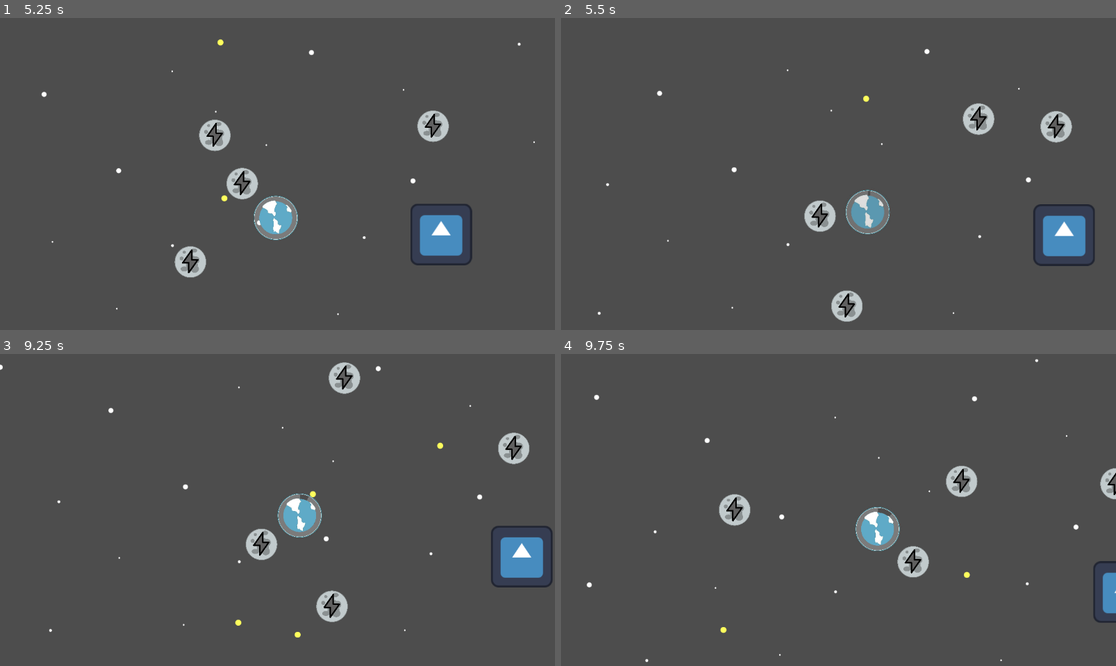
Above: before the commit, frames 1-4 (two rows, left to right).
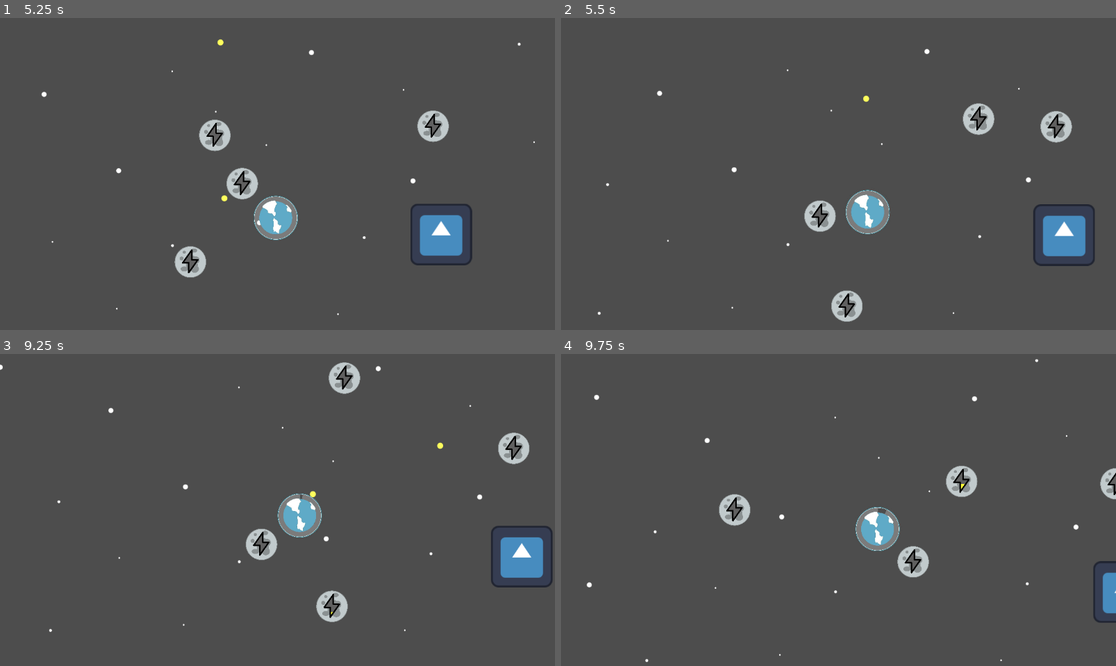
Above: after the commit, the same moments.

Repository: newohrim/planet-cycle-2d
Game: Godot game, scene res://scenes/levels/main.tscn
Same seed, same stepped clock (60 frames per second), same inputs: the game is played once before the commit and once after it. The engine's default icon, where the game draws it, is replaced by a stand-in: a white triangle on a blue panel in a dark square.
Inputs (mouse positions are in pixels of both pictures, inside the frame that each line leads up to):
- Up to frame 1 (5.25 s): tap Enter at 0.5 s; move the mouse to (249, 236) at 0.52 s; move the mouse to (444, 220) at 1.27 s; move the mouse to (111, 127) at 2.02 s; move the mouse to (305, 174) at 2.77 s; move the mouse to (194, 96) at 3.52 s; move the mouse to (399, 158) at 4.27 s; move the mouse to (166, 189) at 5.02 s
- Up to frame 2 (5.5 s): no input
- Up to frame 3 (9.25 s): move the mouse to (333, 441) at 5.77 s; move the mouse to (249, 572) at 6.52 s; move the mouse to (444, 556) at 7.27 s; move the mouse to (111, 463) at 8.02 s; move the mouse to (305, 510) at 8.77 s
- Up to frame 4 (9.75 s): move the mouse to (755, 432) at 9.52 s

Frame 1 is identical in both runs. In frame 2, 0.1% of the frame differs, in the area x 52-59%, y 55-68%; in frame 3, less than 0.1%; in frame 4, less than 0.1%.

Commit message:
asteroids give power to moons

Diff:
--- a/project.godot
+++ b/project.godot
@@ -19,10 +19,6 @@
 
 ProjectGlobals="*res://scenes/singletones/project_globals.tscn"
 
-[global_group]
-
-orbitable=""
-
 [layer_names]
 
 2d_physics/layer_1="Player"
--- a/scenes/entities/asteroid.tscn
+++ b/scenes/entities/asteroid.tscn
@@ -1,9 +1,10 @@
-[gd_scene load_steps=6 format=3 uid="uid://dc5fu62hds7dd"]
+[gd_scene load_steps=7 format=3 uid="uid://dc5fu62hds7dd"]
 
 [ext_resource type="Script" uid="uid://b5cu5u71hi6k5" path="res://scripts/nodes/entities/asteroid.gd" id="1_wgiuj"]
 [ext_resource type="Texture2D" uid="uid://oo6bdn15rjtd" path="res://assets/sprites/asteroids/asteroid.png" id="1_xwv53"]
-[ext_resource type="Script" uid="uid://cxglcklwwfp6r" path="res://scripts/nodes/deal_damage_area_2d.gd" id="2_s0ge7"]
 [ext_resource type="Script" uid="uid://df23874jukw0m" path="res://scripts/components/constant_move_component.gd" id="3_5mhnt"]
+[ext_resource type="Script" uid="uid://c35xsrridonjj" path="res://scripts/components/deal_damage_component.gd" id="4_n6hoc"]
+[ext_resource type="Script" uid="uid://daodgxcsusx6e" path="res://scripts/components/add_power_component.gd" id="4_tpfnd"]
 
 [sub_resource type="CircleShape2D" id="CircleShape2D_5mhnt"]
 radius = 7.0
@@ -16,13 +17,19 @@
 scale = Vector2(0.05, 0.05)
 texture = ExtResource("1_xwv53")
 
-[node name="DealDamageArea" type="Area2D" parent="."]
+[node name="AsteroidArea" type="Area2D" parent="."]
 unique_name_in_owner = true
 collision_layer = 8
-script = ExtResource("2_s0ge7")
+collision_mask = 5
 
-[node name="CollisionShape2D" type="CollisionShape2D" parent="DealDamageArea"]
+[node name="CollisionShape2D" type="CollisionShape2D" parent="AsteroidArea"]
 shape = SubResource("CircleShape2D_5mhnt")
+
+[node name="DealDamageComponent" type="Node" parent="."]
+script = ExtResource("4_n6hoc")
+
+[node name="AddPowerComponent" type="Node" parent="."]
+script = ExtResource("4_tpfnd")
 
 [node name="MoveComponent" type="Node" parent="."]
 unique_name_in_owner = true
@@ -35,4 +42,6 @@
 one_shot = true
 autostart = true
 
+[connection signal="area_entered" from="AsteroidArea" to="DealDamageComponent" method="_on_deal_damage"]
+[connection signal="area_entered" from="AsteroidArea" to="AddPowerComponent" method="_on_add_power"]
 [connection signal="timeout" from="KillTimer" to="." method="queue_free"]
--- a/scenes/entities/moon.tscn
+++ b/scenes/entities/moon.tscn
@@ -1,10 +1,14 @@
-[gd_scene load_steps=7 format=3 uid="uid://66qjc3bhf4h5"]
+[gd_scene load_steps=11 format=3 uid="uid://66qjc3bhf4h5"]
 
 [ext_resource type="Texture2D" uid="uid://uq0m5yq34qv2" path="res://assets/sprites/moons/Moon1.png" id="1_slxk6"]
 [ext_resource type="Script" uid="uid://yn0xi8afng5w" path="res://scripts/components/orbit_move_component.gd" id="2_slxk6"]
 [ext_resource type="Texture2D" uid="uid://dthh6jd5065r7" path="res://assets/sprites/ui/bonusCounter.png" id="3_eqogm"]
+[ext_resource type="Script" uid="uid://dq72yf31jp351" path="res://scripts/nodes/moon_area.gd" id="4_168iw"]
+[ext_resource type="Script" uid="uid://bonqmajce3op0" path="res://scripts/nodes/ui/power_counter_bar.gd" id="4_n3srg"]
 [ext_resource type="Texture2D" uid="uid://bi4fuaxag0pv0" path="res://assets/sprites/ui/bonusCounterMask.png" id="4_q645q"]
 [ext_resource type="Script" uid="uid://bcw0wxwfbp4eq" path="res://scripts/components/destroy_when_far_away.gd" id="4_upsjo"]
+[ext_resource type="Script" uid="uid://cilxnmihkq60e" path="res://scripts/components/power_component.gd" id="5_eqogm"]
+[ext_resource type="Script" uid="uid://b15oivhgowff1" path="res://scripts/nodes/misc/tween_blinker.gd" id="5_n3srg"]
 
 [sub_resource type="CircleShape2D" id="CircleShape2D_b0kkn"]
 radius = 34.222378
@@ -18,7 +22,7 @@
 [node name="PowerCounterNode" type="Node2D" parent="."]
 scale = Vector2(0.08, 0.08)
 
-[node name="PowerCounterBar" type="TextureProgressBar" parent="PowerCounterNode"]
+[node name="PowerCounterBar" type="TextureProgressBar" parent="PowerCounterNode" node_paths=PackedStringArray("tween_blinker")]
 anchors_preset = 8
 anchor_left = 0.5
 anchor_top = 0.5
@@ -36,10 +40,20 @@
 texture_under = ExtResource("3_eqogm")
 texture_progress = ExtResource("4_q645q")
 tint_progress = Color(1, 1, 0.21568628, 1)
+script = ExtResource("4_n3srg")
+tween_blinker = NodePath("../TweenBlinker")
 
-[node name="MoonArea" type="Area2D" parent="." groups=["orbitable"]]
+[node name="TweenBlinker" type="Node" parent="PowerCounterNode"]
+script = ExtResource("5_n3srg")
+loop = true
+blink_half_duration = 0.2
+target_color = Color(0.16078432, 0.16078432, 0.16078432, 0.21568628)
+metadata/_custom_type_script = "uid://b15oivhgowff1"
+
+[node name="MoonArea" type="Area2D" parent="."]
 collision_layer = 4
 collision_mask = 10
+script = ExtResource("4_168iw")
 
 [node name="MoonShape" type="CollisionShape2D" parent="MoonArea"]
 position = Vector2(0, 1.105)
@@ -50,7 +64,12 @@
 script = ExtResource("2_slxk6")
 move_speed = -3.5
 
+[node name="PowerComponent" type="Node" parent="."]
+script = ExtResource("5_eqogm")
+
 [node name="DestroyWhenFarAway" type="Node" parent="."]
 script = ExtResource("4_upsjo")
 
 [connection signal="area_entered" from="MoonArea" to="MoveComponent" method="_on_area_entered"]
+[connection signal="power_received" from="MoonArea" to="PowerComponent" method="add_power_from_node"]
+[connection signal="power_received" from="PowerComponent" to="PowerCounterNode/PowerCounterBar" method="_on_power_received"]
--- a/scenes/entities/player.tscn
+++ b/scenes/entities/player.tscn
@@ -8,6 +8,7 @@
 [ext_resource type="Texture2D" uid="uid://bmhms28nplbi0" path="res://assets/sprites/misc/circle.png" id="6_d4qa6"]
 [ext_resource type="Script" uid="uid://bfrwfuso3cg4" path="res://scripts/nodes/ui/health_bar.gd" id="7_ss7kx"]
 [ext_resource type="Script" uid="uid://b1ljbsjhyepa8" path="res://scripts/nodes/ui/damage_blink_sprite.gd" id="8_dnykm"]
+[ext_resource type="Script" uid="uid://b15oivhgowff1" path="res://scripts/nodes/misc/tween_blinker.gd" id="9_c5rqy"]
 
 [sub_resource type="CircleShape2D" id="CircleShape2D_b0kkn"]
 radius = 47.042534
@@ -23,7 +24,6 @@
 
 [node name="HitBox" type="Area2D" parent="."]
 script = ExtResource("2_42nxq")
-metadata/_custom_type_script = "uid://cxglcklwwfp6r"
 
 [node name="HitboxShape2D" type="CollisionShape2D" parent="HitBox"]
 visible = false
@@ -71,14 +71,19 @@
 texture_progress = ExtResource("6_d4qa6")
 script = ExtResource("7_ss7kx")
 
-[node name="DamageBlinkSprite" type="Sprite2D" parent="."]
+[node name="DamageBlinkSprite" type="Sprite2D" parent="." node_paths=PackedStringArray("tween_blinker")]
 modulate = Color(1, 1, 1, 0)
 z_index = 100
 scale = Vector2(0.191, 0.191)
 texture = ExtResource("6_d4qa6")
 script = ExtResource("8_dnykm")
-damage_color = Color(0.16206557, 0.1620656, 0.16206557, 0.21568628)
+tween_blinker = NodePath("TweenBlinker")
+
+[node name="TweenBlinker" type="Node" parent="DamageBlinkSprite"]
+script = ExtResource("9_c5rqy")
 blink_half_duration = 0.2
+target_color = Color(0.16078432, 0.16078432, 0.16078432, 0.21568628)
+metadata/_custom_type_script = "uid://b15oivhgowff1"
 
 [connection signal="damage_received" from="HitBox" to="HealthComponent" method="apply_damage"]
 [connection signal="area_entered" from="GravityArea2D" to="GravityArea2D" method="_on_area_entered"]
--- /dev/null
+++ b/scripts/components/add_power_component.gd
@@ -0,0 +1,8 @@
+extends Node
+
+@export
+var power_amount : float = 100.0 / 8.0
+
+func _on_add_power(area : Area2D) -> void:
+	if area is MoonArea:
+		area._on_receive_power(self, power_amount)
--- /dev/null
+++ b/scripts/components/deal_damage_component.gd
@@ -0,0 +1,8 @@
+extends Node
+
+@export
+var damage_amount : float = 5.0
+
+func _on_deal_damage(area : Area2D):
+	if area is HitBoxComponent:
+		area.receive_damage(self, damage_amount)
--- /dev/null
+++ b/scripts/components/power_component.gd
@@ -0,0 +1,21 @@
+class_name PowerComponent
+extends Node
+
+signal power_received(power : float, delta : float)
+
+const MAX_POWER_VALUE : float = 100.0
+
+var power : float = 0.0
+
+func is_powered() -> bool:
+	return power == MAX_POWER_VALUE
+
+func add_power_from_node(_from : Node, amount : float) -> void:
+	add_power(amount)
+
+func add_power(amount : float) -> void:
+	var new_power = min(power + amount, MAX_POWER_VALUE)
+	if new_power == power:
+		return
+	power = new_power
+	power_received.emit(power, amount)
--- a/scripts/nodes/deal_damage_area_2d.gd
+++ /dev/null
@@ -1,12 +0,0 @@
-class_name DealDamageArea2D
-extends Area2D
-
-@export
-var damage_amount : float = 5.0
-
-func _ready() -> void:
-	area_entered.connect(_on_area_entered)
-
-func _on_area_entered(area: Area2D) -> void:
-	if area is HitBoxComponent:
-		area.receive_damage(self, damage_amount)
--- a/scripts/nodes/entities/asteroid.gd
+++ b/scripts/nodes/entities/asteroid.gd
@@ -5,7 +5,7 @@
 var move_comp : ConstantMoveComponent = %MoveComponent
 
 @onready
-var deal_damage_area : DealDamageArea2D = %DealDamageArea
+var asteroid_area : Area2D = %AsteroidArea
 
 func _ready() -> void:
 	var player = get_tree().get_first_node_in_group("player")
@@ -14,4 +14,4 @@
 		return
 
 	move_comp.move_vector = position.direction_to((player as Node2D).position)
-	deal_damage_area.area_entered.connect(func(_area): queue_free())
+	asteroid_area.area_entered.connect(func(_area): queue_free())
--- /dev/null
+++ b/scripts/nodes/misc/tween_blinker.gd
@@ -0,0 +1,29 @@
+class_name TweenBlinker
+extends Node
+
+@export
+var loop : bool = false
+
+@export
+var blink_half_duration : float = 1.0
+
+@export
+var target_color : Color
+
+var initial_color : Color
+
+var tween : Tween
+
+func blink(obj : Node, property : NodePath):
+	if tween:
+		tween.kill()
+	tween = create_tween()
+	if loop:
+		tween.set_loops()
+	tween.set_trans(Tween.TransitionType.TRANS_SINE)
+	tween.tween_property(
+		obj, property, target_color, blink_half_duration
+	)
+	tween.tween_property(
+		obj, property, initial_color, blink_half_duration
+	)
--- /dev/null
+++ b/scripts/nodes/moon_area.gd
@@ -0,0 +1,7 @@
+class_name MoonArea
+extends Area2D
+
+signal power_received(from : Node, amount : float)
+
+func _on_receive_power(from : Node, amount : float) -> void:
+	power_received.emit(from, amount)
--- a/scripts/nodes/ui/damage_blink_sprite.gd
+++ b/scripts/nodes/ui/damage_blink_sprite.gd
@@ -2,29 +2,15 @@
 extends Sprite2D
 
 @export
-var damage_color : Color = Color.WHITE
-
-@export
-var blink_half_duration : float = 1.0
+var tween_blinker : TweenBlinker
 
 @onready
-var initial_color : Color = self.modulate
+var initial_color : Color = Color.WHITE
 
-var tween : Tween
+func _ready() -> void:
+	tween_blinker.initial_color = self.modulate
 
 func on_health_changed(_health : float, delta : float):
 	if delta < 0:
 		# damage received
-		blink(damage_color)
-
-func blink(target_color : Color):
-	if tween:
-		tween.kill()
-	tween = create_tween()
-	tween.set_trans(Tween.TransitionType.TRANS_SINE)
-	tween.tween_property(
-		self, "modulate", target_color, blink_half_duration
-	)
-	tween.tween_property(
-		self, "modulate", initial_color, blink_half_duration
-	)
+		tween_blinker.blink(self, "modulate")
--- /dev/null
+++ b/scripts/nodes/ui/power_counter_bar.gd
@@ -0,0 +1,15 @@
+extends TextureProgressBar
+
+@export
+var tween_blinker : TweenBlinker
+
+func _ready() -> void:
+	tween_blinker.initial_color = self.tint_progress
+	value_changed.connect(_on_value_changed)
+
+func _on_power_received(power : float, _delta : float) -> void:
+	set_value(power)
+
+func _on_value_changed(_value : float) -> void:
+	if _value == max_value:
+		tween_blinker.blink(self, "tint_progress")
Not shown: 1 places in scenes/entities/player.tscn that only renumber resources
Not shown, added: scripts/components/add_power_component.gd.uid
Not shown, added: scripts/components/deal_damage_component.gd.uid
Not shown, added: scripts/components/power_component.gd.uid
Not shown, removed: scripts/nodes/deal_damage_area_2d.gd.uid
Not shown, added: scripts/nodes/misc/tween_blinker.gd.uid
Not shown, added: scripts/nodes/moon_area.gd.uid
Not shown, added: scripts/nodes/ui/power_counter_bar.gd.uid
